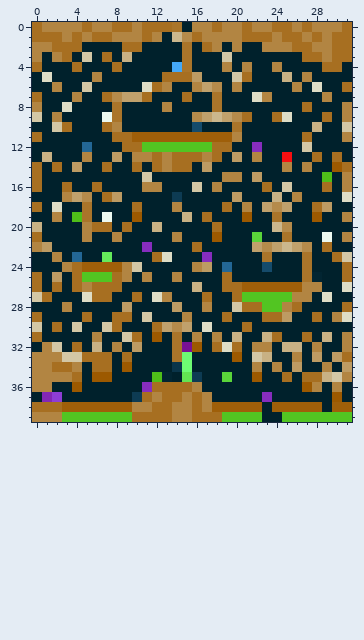
Pixel-art sprite: assets/levels/tilemap2.png. That is the earlier state.
The file is 32x40 pixels. Colours within 5 levels of each other are drawn and written as one.
The same view after the edit:
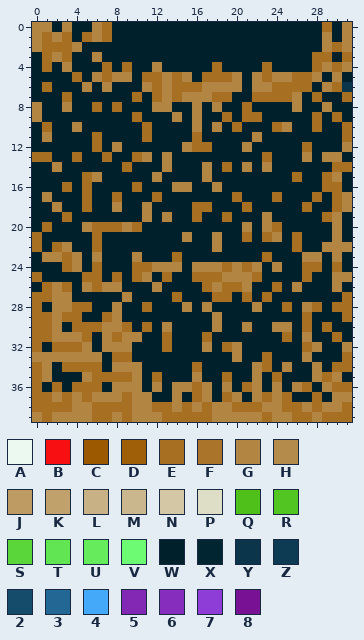
Palette (. is transparent): A #ecf9f0  B #f70f11  C #9c5900  D #9f5f09  E #a76f21  F #aa752a  G #b28542  H #b58b4b  J #bd9b63  K #c0a16c  L #c8b184  M #cbb78d  N #d3c7a5  P #deddc6  Q #4fbf19  R #52c522  S #5ad53a  T #62e552  U #65eb5b  V #6dfb73  W #00212c  X #022532  Y #0a354a  Z #0d3b53  2 #154b6b  3 #236795  4 #44a9f8  5 #8327b5  6 #862dbe  7 #8e3dd6  8 #781194
What changed:
Changed rows in their new state; - is an unchanged pixel.
first column x 0:
 0 G-W-WW-EWWWWWWW-WWWWWWWWWWWWWEWG
 1 G-GEWEG-WWWWW-WWWWWWWWWWWWWWW-WG
 2 -E--G----WW----W-WW-W--WWWWWW--G
 3 WE---WGW-W-----W---W-------W-EW-
 4 WE-GW--EWE--G-WW--EW-W-EW---EG-G
 5 -W--E--EGG-EEG-GWEEEGWGEGGEEG-G-
 6 -EW--G-G---G--EEEGGG--GGEEEEWGEY
 7 W--EW--WWWEWEGEGGGEE--EEEEG-EW-E
 8 ---G--E-E---G---G-G--E----GW-G-W
 9 G-W----WW-E---G-GWWEW-E-WW--EWEW
10 -EWWG--WW--E----G-G-E---EG--E--E
11 WG----E-WWWEWWWWEWWWW-G----W---E
12 -----WE-GWWWWWWGEEWW-GW----E---G
13 EE--EW-EW-E-W-WWWWW-W-WE-W-GWGG-
14 W-G-W--W-EW-W-WW-G-E-G-G-W-W--E-
15 W----EG----WG----G-WW-W---E--EGW
16 W----EW---EWW-GGW------W-W----EW
17 -G-WWE-WE---E-W-----E---E-W-E-EG
18 W-G--E--G-WG--W-EE-W-E-WWW-EWWEG
19 --WEWW-W--WG-G-WEW-E-W-GW---WEGW
20 WE------EGE-W-----W--G-GEW----G-
21 -----WE-W-----WG--G--EWEGWE--WGW
22 EWEG--E----W----W-G---WWWWEW-GGG
23 -G-EG-GW--G-WWE--W-----E---GG-GW
24 ---EGWEWWWEEGGG--GGEGEGWG--EE-EW
25 --W-WEEW-WE--EW-EEEGGGE----EW-GG
26 WEGEW--GG---G---WEG--GWWEWGWW-GW
27 E-GG-WWW-GW-WWE--WEEWEWEWWWW-W-E
28 E-G-EE--GW-E--WG----WWGWWEWGE-E-
29 -EGEEW-EGW-W---W--GW---WWW-EW-WE
30 EEG-EEEGGE-EWGWW-WG--G--GG-E-E--
31 -EGGGEWGEGG-WEW-WEW-W--WWE-G-WEW
32 EWEE-GWG-GW--EWWWGWEG-WW-WWE----
33 ---GGGGWE-----WW----G-WE--WGW-W-
34 E-W-EE-WGGG---WWE------EWGW-GWEE
35 E-WWWGEEEEG-EW-WG--E--G-EW-WGEGW
36 EWE-EEE-GGGWGWGGEG-G-EG-G-GEWGEE
37 EEGEGEGGGEGGWWGW---EG-GEGE--E-GG
38 ---EGGEEEE-----EGEGGEEEGGEEGEGGE
39 -E-GGGEEGEGGG-EE--GGGGGEGGEEGEEE
Pixel boxes of the changes (left, top, right, bottom) in both pictures:
changed: (32, 22, 352, 422)
